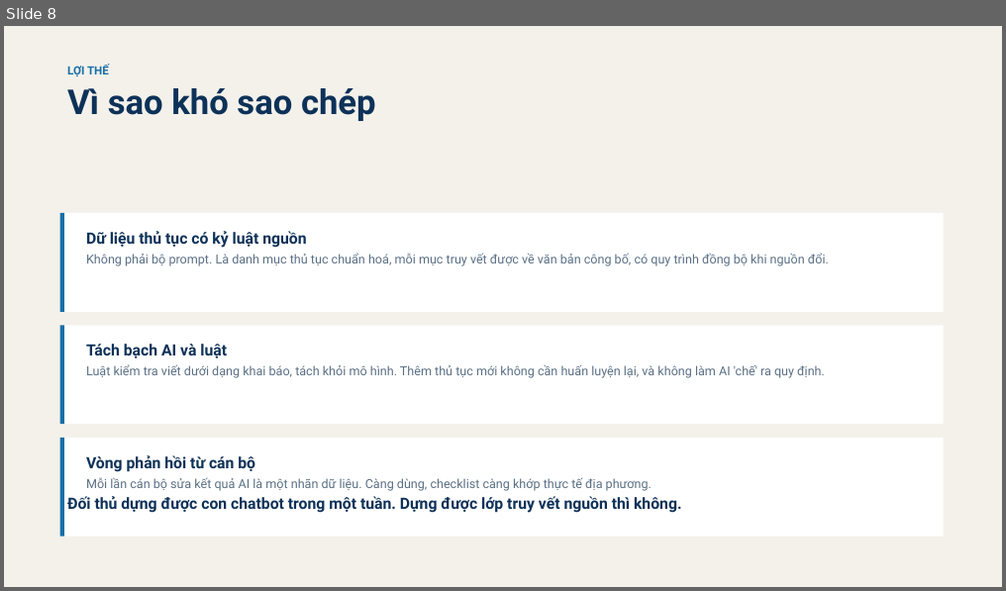
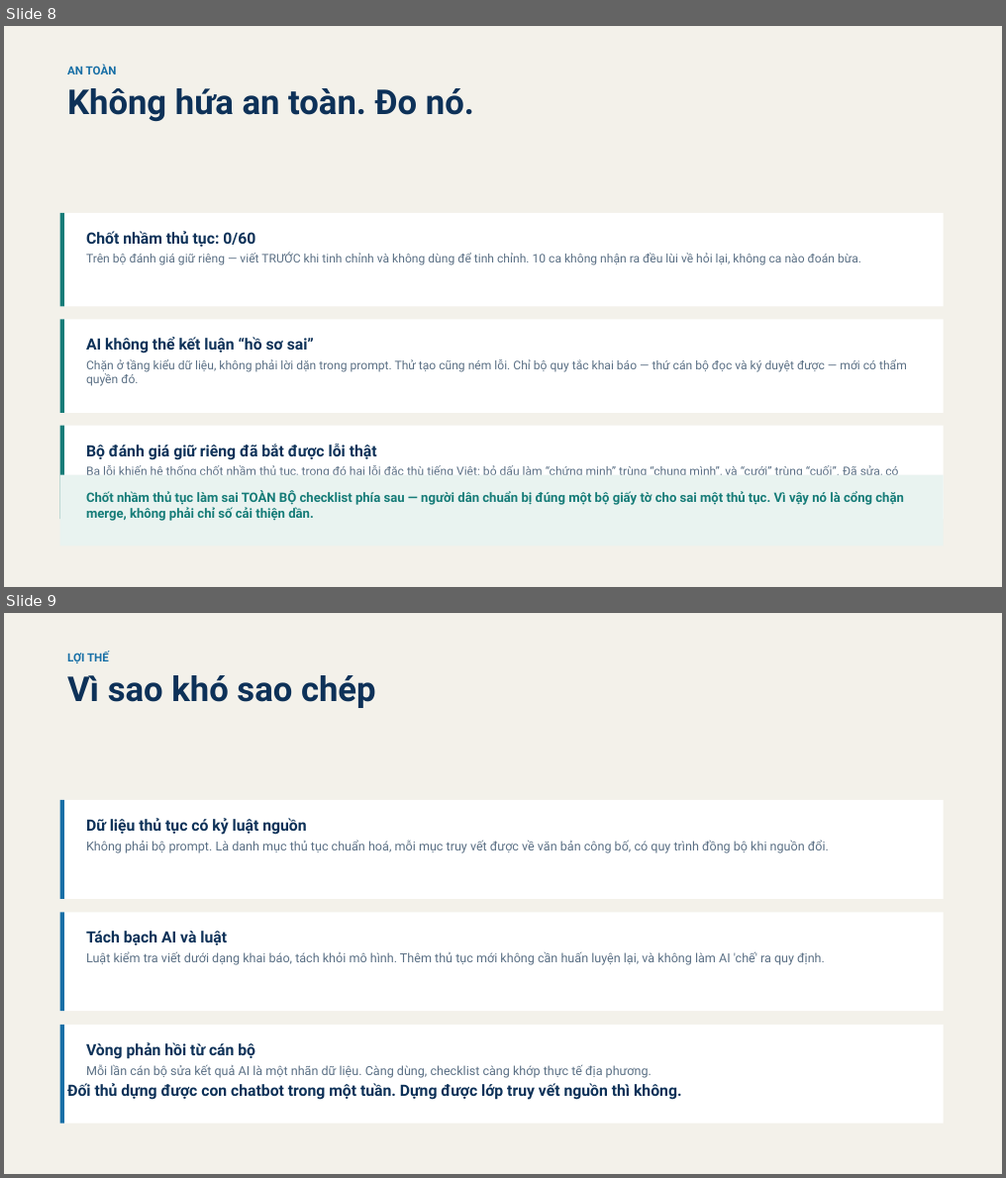
Before and after one commit to luythoangduy/UBNDAI, a slide deck: docs/UBNDAI-pitch-deck.pptx. Shown one above the other, each under a label of ours: slide 8 before the commit, slides 8 and 9 after it. The pictures are 1006x591 and 1006x1178 pixels, drawn with LibreOffice and Linux fonts; fonts in the diff are those of the drawing. Boxes give left, top, right and bottom in pixels: in the first picture for what was removed or moved away, otherwise in the second. Text is boxed around its words. In the diff, an @@ line names an element or a change of style, - is before the commit and + after.

```diff
--- a/docs/UBNDAI-pitch-deck.pptx
+++ b/docs/UBNDAI-pitch-deck.pptx
@@ slide 8 added at box(4, 26, 1002, 587), background #F3F1EA @@
@@ text added at box(67, 64, 474, 122), 33 pt, text #0D3158, bold @@
+AN TOÀN
+Không hứa an toàn. Đo nó.
@@ rectangle added at box(60, 213, 944, 307), fill #FFFFFF @@
@@ rectangle added at box(60, 213, 64, 307), fill #167C78 @@
@@ text added at box(86, 231, 861, 266), 11.5 pt, text #5B7085 @@
+Chốt nhầm thủ tục: 0/60
+Trên bộ đánh giá giữ riêng — viết TRƯỚC khi tinh chỉnh và không dùng để tinh chỉnh. 10 ca không nhận ra đều lùi về hỏi lại, không ca nào đoán bừa.
@@ rectangle added at box(60, 319, 944, 413), fill #FFFFFF @@
@@ rectangle added at box(60, 319, 64, 413), fill #167C78 @@
@@ text added at box(86, 337, 907, 386), 11.5 pt, text #5B7085 @@
+AI không thể kết luận “hồ sơ sai”
+Chặn ở tầng kiểu dữ liệu, không phải lời dặn trong prompt. Thử tạo cũng ném lỗi. Chỉ bộ quy tắc khai báo — thứ cán bộ đọc và ký duyệt được — mới có thẩm quyền đó.
@@ rectangle added at box(60, 426, 944, 519), fill #FFFFFF @@
@@ rectangle added at box(60, 426, 64, 519), fill #167C78 @@
@@ text added at box(86, 444, 898, 494), 11.5 pt, text #5B7085 @@
+Bộ đánh giá giữ riêng đã bắt được lỗi thật
+Ba lỗi khiến hệ thống chốt nhầm thủ tục, trong đó hai lỗi đặc thù tiếng Việt: bỏ dấu làm “chứng minh” trùng “chung mình”, và “cưới” trùng “cuối”. Đã sửa, có kiểm thử khoá lại.
@@ rectangle added at box(60, 475, 944, 547), fill #E9F3F0 @@
@@ text added at box(86, 490, 904, 521), 12.5 pt, text #167C78, bold @@
+Chốt nhầm thủ tục làm sai TOÀN BỘ checklist phía sau — người dân chuẩn bị đúng một bộ giấy tờ cho sai một thủ tục. Vì vậy nó là cổng chặn merge, không phải chỉ số cải thiện dần.
@@ what was slide 8 is now slide 9 @@
```
Also in this commit, not shown: 3 slides changed, 3 other files.
